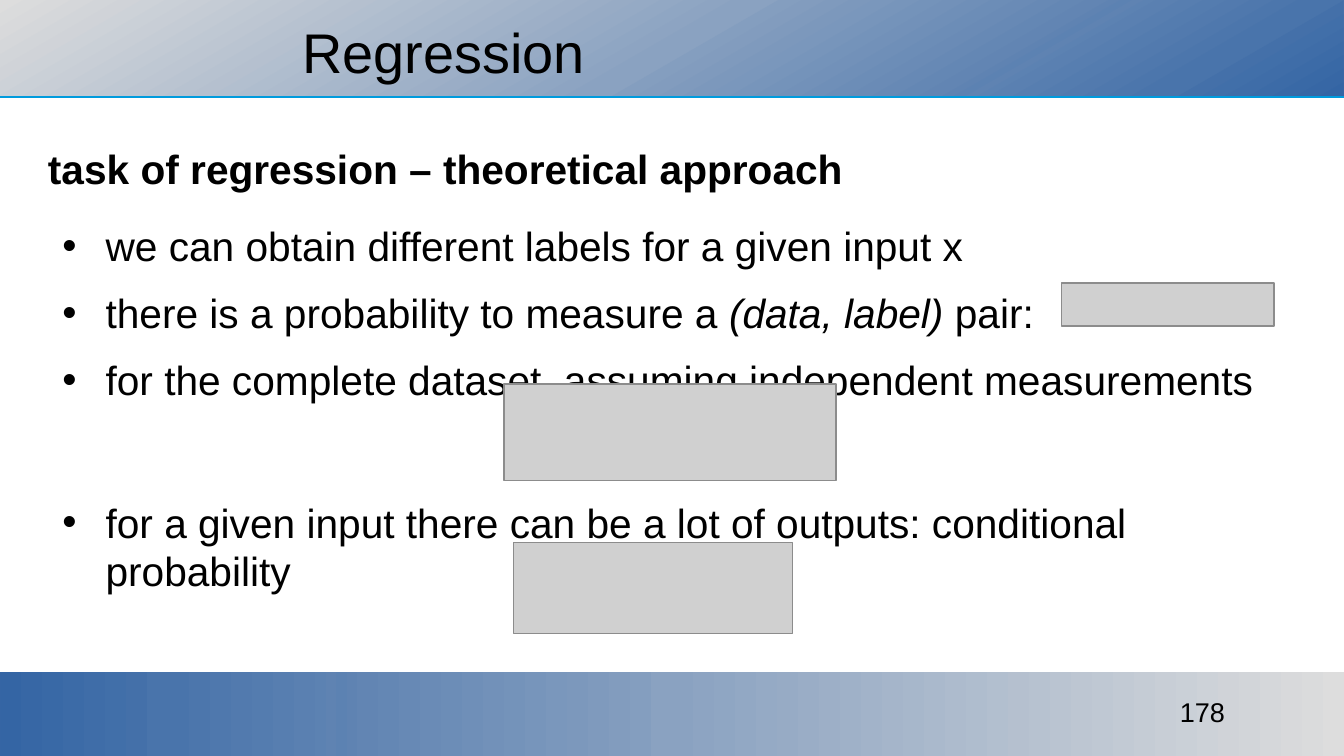
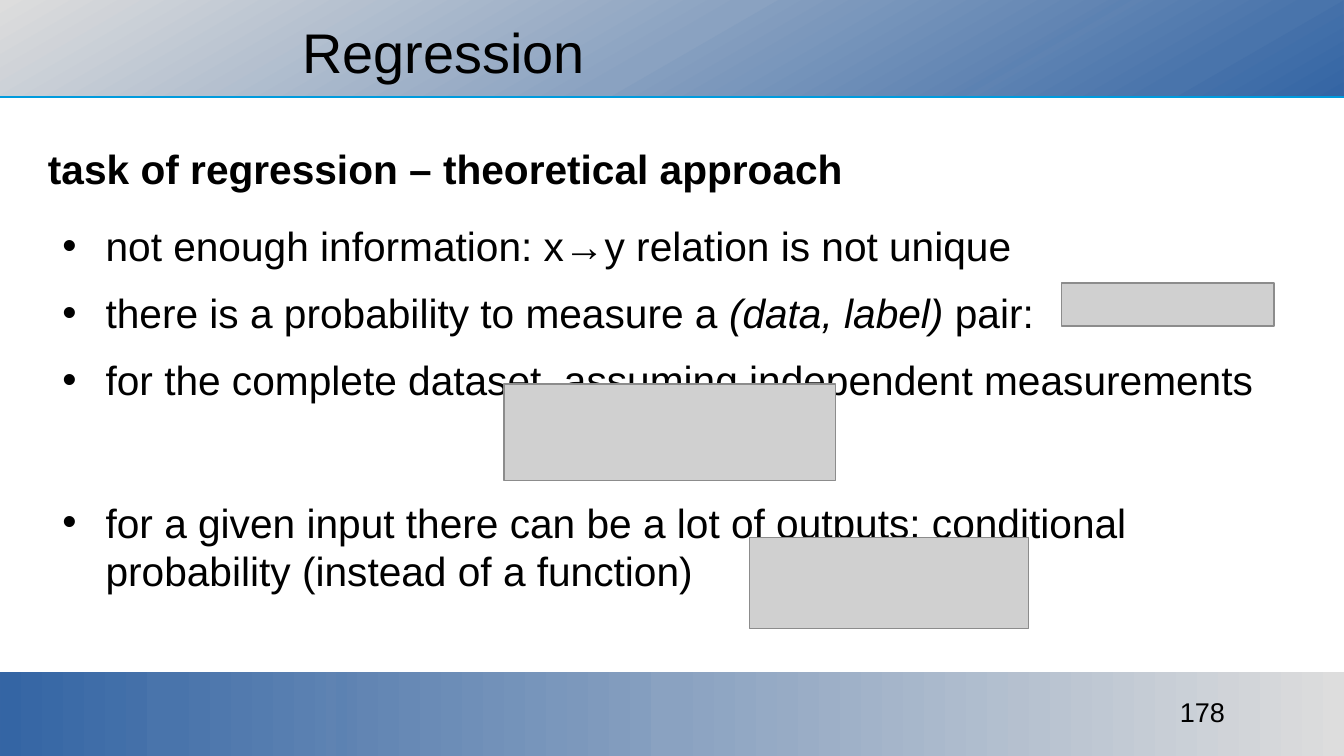
Before and after one commit to ajakovac/ML-in-Practice-I, a slide deck: slide 178 of ML in practice.odp. Drawn at 1344x756 pixels with LibreOffice and Linux fonts; fonts in the diff are those of the drawing; grey boxes stand for pictures; background and template pictures are left out. Boxes give left, top, right and bottom in pixels: in the first picture for what was removed or moved away, otherwise in the second. Text is boxed around its words. In the diff, an @@ line names an element or a change of style, - is before the commit and + after.

Commit message:
regression, probability methods

```diff
--- a/ML in practice.odp
+++ b/ML in practice.odp
@@ text at (x1=106, y1=231, x2=1011, y2=269): text changed @@
-• we can obtain different labels for a given input x
+• not enough information: x→y relation is not unique
@@ text at (x1=106, y1=508, x2=1126, y2=594): text changed @@
-• for a given input there can be a lot of outputs: conditional probability
+• for a given input there can be a lot of outputs: conditional probability (instead of a function)
@@ picture moved from (x1=513, y1=543, x2=793, y2=634) to (x1=750, y1=538, x2=1029, y2=629) @@
```
Also in this commit, not shown: 4 other slides changed, 48 slides added, 2 slides removed, 23 other files.
